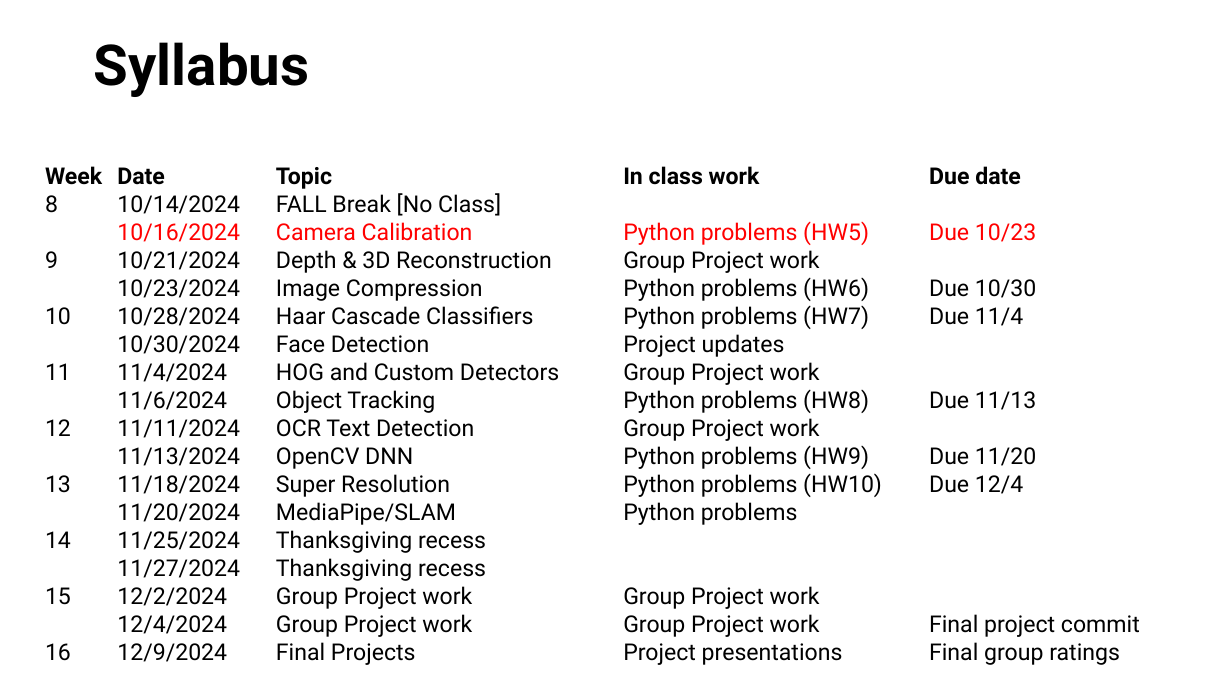
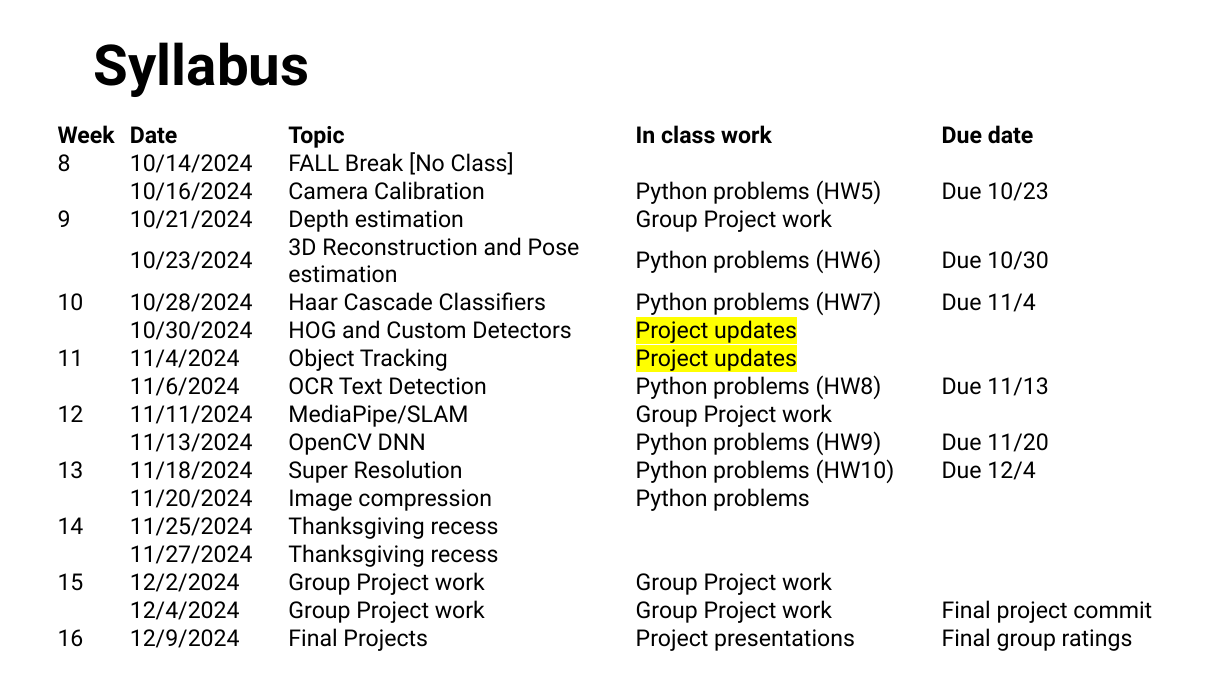
Before and after one commit to SSOE-ECE1390/LecturePowerPoints, a slide deck: slide 2 of ECE1390_Lecture13.pptx. Drawn at 1232x693 pixels with LibreOffice and Linux fonts; fonts in the diff are those of the drawing. Boxes give left, top, right and bottom in pixels: in the first picture for what was removed or moved away, otherwise in the second. Text is boxed around its words. In the diff, an @@ line names an element or a change of style, - is before the commit and + after.

Commit message:
added lectures 13 and 14

```diff
--- a/ECE1390_Lecture13.pptx
+++ b/ECE1390_Lecture13.pptx
@@ table at (x1=57, y1=122, x2=1176, y2=665) @@
-row 4, column 3: Depth & 3D Reconstruction
+row 4, column 3: Depth estimation
-row 5, column 3: Image Compression
+row 5, column 3: 3D Reconstruction and Pose estimation
-row 7, column 3: Face Detection
+row 7, column 3: HOG and Custom Detectors
-row 8, column 3: HOG and Custom Detectors
+row 8, column 3: Object Tracking
-row 8, column 4: Group Project work
+row 8, column 4: Project updates
-row 9, column 3: Object Tracking
+row 9, column 3: OCR Text Detection
-row 10, column 3: OCR Text Detection
+row 10, column 3: MediaPipe/SLAM
-row 13, column 3: MediaPipe/SLAM
+row 13, column 3: Image compression
@@ text colour #FF0000 to #000000 in "10/16/2024", "Camera Calibration", "Python problems (HW5)", "Due 10/23" @@
@@ highlight none to #FFFF00 in "Project updates" @@
@@ table resized from (x1=44, y1=163, x2=1163, y2=678) to (x1=57, y1=122, x2=1176, y2=665) @@
```
Also in this commit, not shown: 1 other file.
